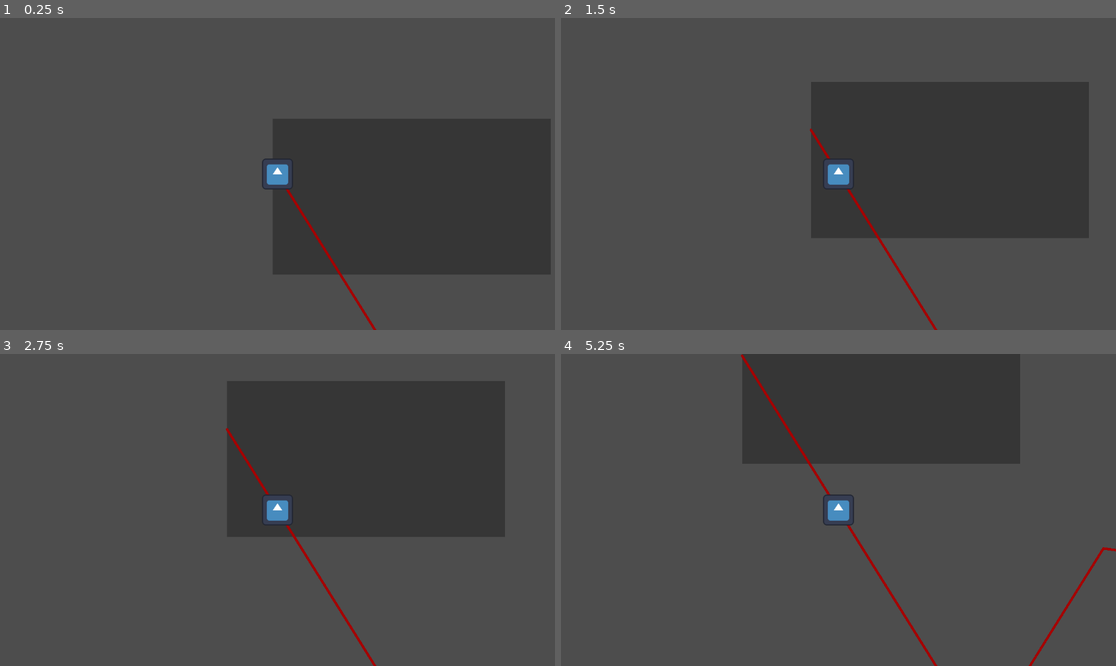
Above: before the commit, frames 1-4 (two rows, left to right).
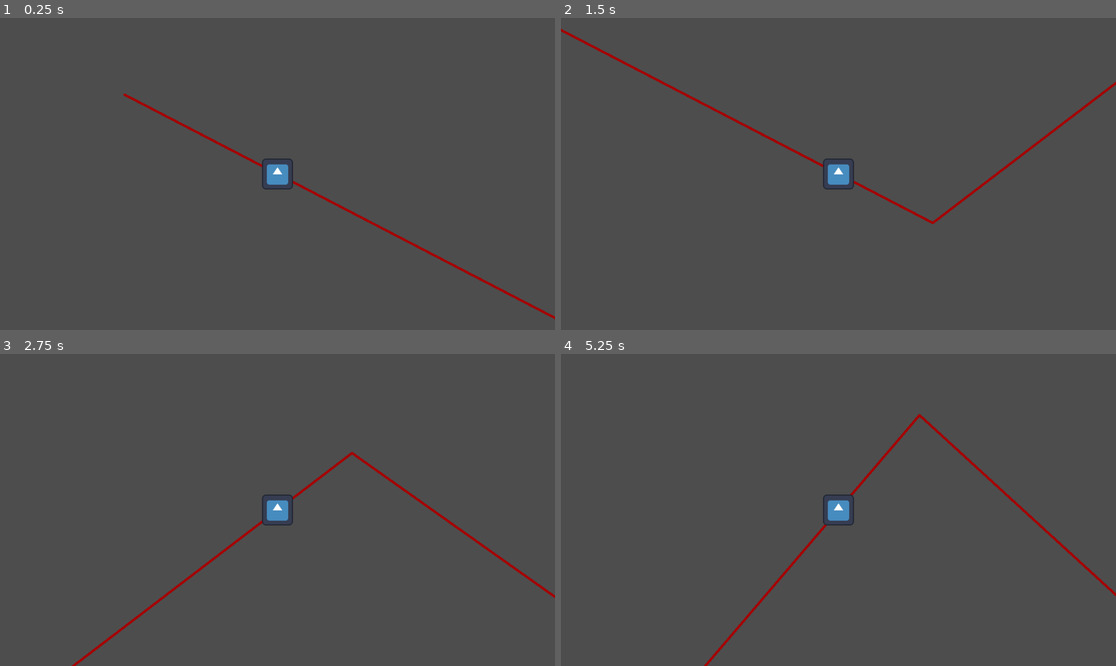
Above: after the commit, the same moments.

Repository: Chimpenseurs/LD59-Signal
Game: Godot game, scene res://main.tscn
The game is run twice, just before and just after one commit, with the same random seed, the same clock (stepped at 60 frames per second) and the same inputs. The engine's default icon, where the game draws it, is replaced by a stand-in: a white triangle on a blue panel in a dark square.
Inputs:
- Up to frame 1 (0.25 s): no input
- Up to frame 2 (1.5 s): hold Up (ui_up) 0.53-1.28 s
- Up to frame 3 (2.75 s): hold Up (ui_up) from 2.03 s (still down)
- Up to frame 4 (5.25 s): release Up (ui_up) at 3.53 s

The runs differ from the first frame. In frame 1, 1.0% of the frame differs, in the area x 22-100%, y 24-100%; in frame 2, 1.3%; in frame 3, 1.3%; in frame 4, 1.6%, in the area x 25-100%, y 0-100%.

Commit message:
Add path follower

Diff:
--- a/main.tscn
+++ b/main.tscn
@@ -2,6 +2,7 @@
 
 [ext_resource type="Texture2D" uid="uid://se7v0qo6tdg7" path="res://icon.svg" id="1_ig7tw"]
 [ext_resource type="Script" uid="uid://de0liubomjc6w" path="res://time_serie_handler.gd" id="2_0xm2m"]
+[ext_resource type="AudioStream" uid="uid://c2pl12conh555" path="res://musics/LD59-Signal-proto.ogg" id="3_h2yge"]
 
 [sub_resource type="Curve2D" id="Curve2D_0xm2m"]
 
@@ -16,7 +17,7 @@
 color = Color(0.21, 0.21, 0.21, 1)
 
 [node name="Line2D" type="Line2D" parent="." unique_id=1536082122]
-points = PackedVector2Array(1086, 97, 920, 419, 787, 299, 608, 541)
+points = PackedVector2Array(143, 242, 185, 351, 213, 244, 246, 361, 267, 238, 293, 357, 328, 242, 351, 357, 382, 236, 410, 359, 425, 234, 454, 349, 472, 232, 499, 351, 530, 230, 563, 345, 593, 238, 624, 347, 659, 234, 690, 343, 762, 86, 984, 336, 1109, 228, 1281, 554, 1372, 184, 1481, 16, 1649, 338, 1754, 188, 2035, 893, 2150, 1078, 2366, 887, 2662, -62)
 default_color = Color(0.65, 0, 0, 1)
 joint_mode = 2
 begin_cap_mode = 2
@@ -32,4 +33,9 @@
 texture = ExtResource("1_ig7tw")
 
 [node name="Camera2D" type="Camera2D" parent="Path2D/PathFollow2D" unique_id=1097233294]
+scale = Vector2(0.99999994, 0.99999994)
 zoom = Vector2(0.5, 0.5)
+
+[node name="Ld59SignalProto" type="AudioStreamPlayer" parent="." unique_id=1224994769]
+stream = ExtResource("3_h2yge")
+autoplay = true
--- a/time_serie_handler.gd
+++ b/time_serie_handler.gd
@@ -3,8 +3,8 @@
 
 var current_time = 0.0
 var total_time = 10.0
-@export var xy_scale = Vector2(10,2)
-@export var time_scale = 1.0
+@export var xy_scale = Vector2(2,2)
+@export var time_scale = 0.1
 
 # Let suppose an interval between 2 points is 20
 # If t = 33, the point before t is time_serie[1] and
@@ -23,6 +23,9 @@
 	Vector2(82, 10),
 	Vector2(100, 30),
 ]
+
+var dist_offset_threshold = 100
+var next_point_id = 1
 
 #func _lerp(pt1: Vector2, pt2: Vector2, lerp: float) -> Vector2:
 	#return Vector2(
@@ -85,6 +88,7 @@
 	#return points
 
 func _ready() -> void:
+	time_serie = $Line2D.points
 	var curve = Curve2D.new()
 	for i in time_serie.size():
 		time_serie[i] *= xy_scale
@@ -92,8 +96,37 @@
 	$Line2D.points = time_serie
 	$Path2D.curve = curve
 
+#func _get_segment_points(path2D : Path2D) -> Array[Vector2]:
+	#for pt_i in time_serie.size():
+		#var pos = path2D.curve.get_point_position(pt_i)
+		#if pos.x > $Path2D/PathFollow2D/Icon.position.x:
+			#return [path2D.curve.get_point_position(pt_i-1), path2D.curve.get_point_position(pt_i)]
+		#else:
+			#continue
+	#return []
 
 func _process(delta: float) -> void:
+
 	current_time += delta
+	var player_pos = $Path2D/PathFollow2D/Icon.global_position
+
 	$Path2D/PathFollow2D.set_progress_ratio(current_time * time_scale)
+
+	var distance_to_next_point = player_pos.distance_to($Path2D.curve.get_point_position(next_point_id))
+
+	var has_pressed = false
+	if Input.is_action_just_pressed("ui_up"):
+		has_pressed = true
+		print(distance_to_next_point)
+		if distance_to_next_point < dist_offset_threshold:
+			print("GOOD")
+			self.next_point_id+=1
+		else :
+			print("BAD")
+
+	if player_pos.x > $Path2D.curve.get_point_position(next_point_id).x:
+		if not has_pressed:
+			print("MISSED")
+		self.next_point_id+=1
+
 	pass
Not shown, added: musics/LD59-Signal-proto.ogg.import
